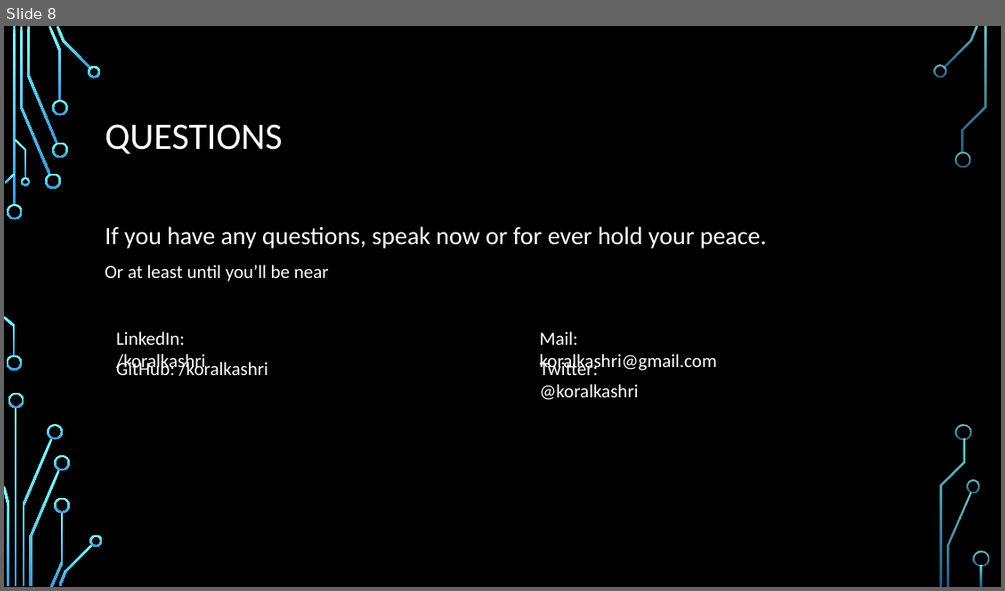
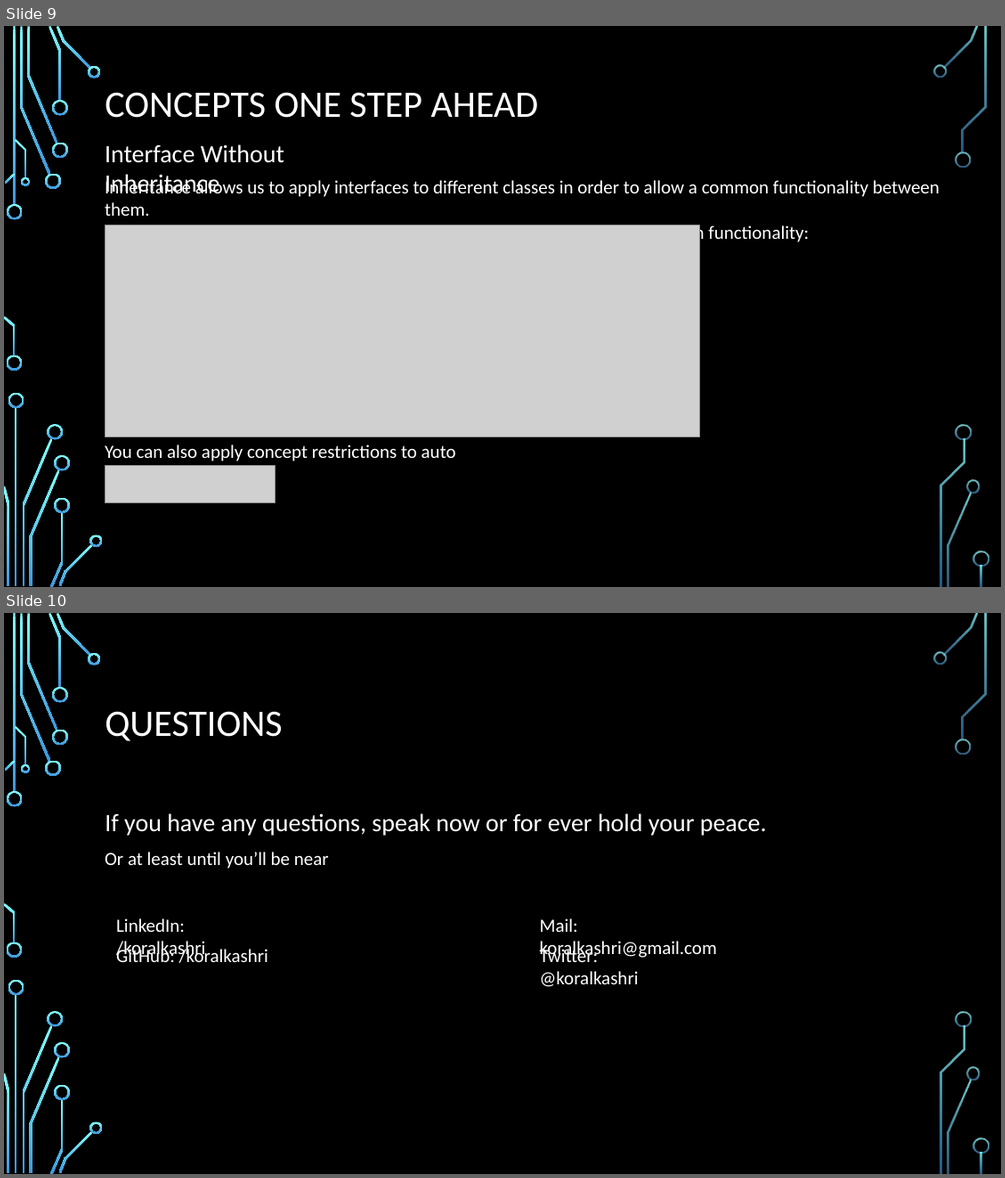
Before and after one commit to coralkashri/metaprogramming_concepts_presentation, a slide deck: The Compilation Power – C++.pptx. Shown one above the other, each under a label of ours: slide 8 before the commit, slides 9 and 10 after it. The pictures are 1005x591 and 1005x1178 pixels, drawn with LibreOffice and Linux fonts; fonts in the diff are those of the drawing; grey boxes stand for pictures; background and template pictures are left out. Boxes give left, top, right and bottom in pixels: in the first picture for what was removed or moved away, otherwise in the second. Text is boxed around its words. In the diff, an @@ line names an element or a change of style, - is before the commit and + after.

Commit message:
Add more concepts abilities.

```diff
--- a/The Compilation Power – C++.pptx
+++ b/The Compilation Power – C++.pptx
@@ slide 9 added at <box>4,26,1001,587</box>, background picture (left out); not listed: 36 template elements that a slide beside it also shows @@
@@ title added at <box>105,92,539,118</box>, 36 pt, text #FFFFFF @@
+CONCEPTS ONE STEP AHEAD
@@ text added at <box>105,144,284,193</box>, 24 pt, text #FFFFFF @@
+Interface Without Inheritance
@@ text added at <box>105,178,939,225</box>, 18 pt, text #FFFFFF @@
+Inheritance allows us to apply interfaces to different classes in order to allow a common functionality between them.
+Concepts helps us to avoid unnecessary inheritance while keeping the common functionality:
@@ picture added at <box>105,224,699,436</box> @@
@@ text added at <box>105,444,456,485</box>, 18 pt, text #FFFFFF @@
+You can also apply concept restrictions to auto variables:
@@ picture added at <box>105,466,275,502</box> @@
@@ what was slide 8 is now slide 10 @@
```
Also in this commit, not shown: 1 other slide added.
